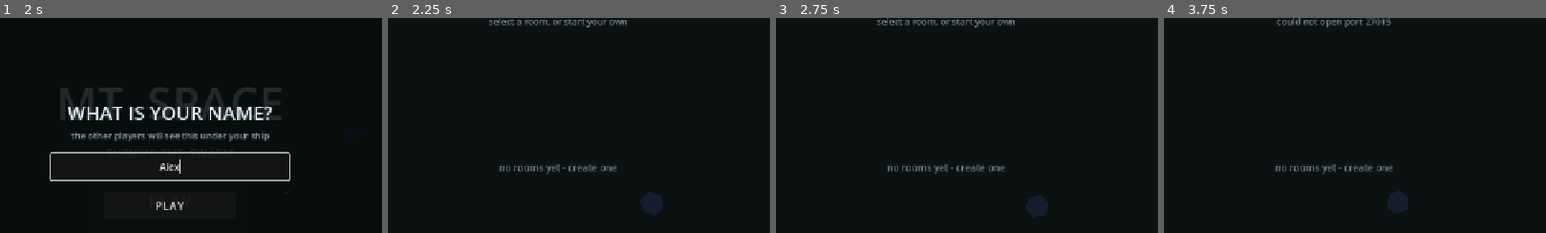
Above: before the commit, frames 1-4 (left to right).
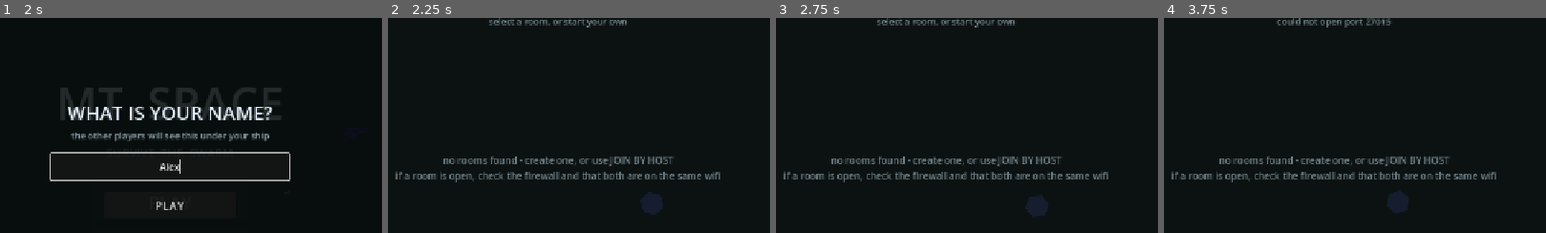
Above: after the commit, the same moments.

Repository: lmt1102011/MT-Space
Game: Godot game, scene res://scenes/menu.tscn
Two runs of this game, one before a commit and one after it. Both use one fixed random seed, a clock stepped at 60 frames per second and the inputs below.
Inputs (mouse positions are % of the whole screen's width and height, from its top left):
- Up to frame 1 (2 s): click "PLAY" at 0.5 s; click (50, 48) at 1.27 s; type "Alex" at 1.35 s
- Up to frame 2 (2.25 s): click "PLAY" at 2 s
- Up to frame 3 (2.75 s): no input
- Up to frame 4 (3.75 s): click "+ NEW ROOM" at 2.75 s; click "CREATE" at 3.5 s
The pictures show only the part of the screen within x 28-78%, y 13-63%; the shares and areas given below are measured in that part.

Frame 1 is identical in both runs. In frame 2, 3.1% of the frame differs, in the area x 2-87%, y 64-77%; in frame 3, 3.1%; in frame 4, 3.1%.

Commit message:
network discovery and Android permissions fixes

Diff:
--- a/scripts/lobby.gd
+++ b/scripts/lobby.gd
@@ -109,8 +109,11 @@
 		c.queue_free()
 	_empty_label.visible = Net.rooms.is_empty()
 	if Net.rooms.is_empty():
-		_empty_label.text = "no rooms yet - create one" if Net.can_host() \
-			else "a browser cannot find rooms - use JOIN BY HOST"
+		if Net.can_host():
+			_empty_label.text = "no rooms found - create one, or use JOIN BY HOST\n" \
+				+ "if a room is open, check the firewall and that both are on the same wifi"
+		else:
+			_empty_label.text = "a browser cannot find rooms - use JOIN BY HOST"
 	for i in Net.rooms.size():
 		var room: Dictionary = Net.rooms[i]
 		var count := int(room["count"])
--- a/scripts/net.gd
+++ b/scripts/net.gd
@@ -308,18 +308,54 @@
 	if _discovery != null:
 		_discovery.close()
 	_discovery = PacketPeerUDP.new()
+	var err := OK
 	if hosting:
 		# the host listens on the well known port and answers the clients
-		var err := _discovery.bind(DISCOVERY_PORT)
-		if err != OK:
-			_discovery = null
-			return
-		_discovery.set_broadcast_enabled(true)
+		err = _discovery.bind(DISCOVERY_PORT)
 	else:
 		# a client listens on any free port and asks around
-		_discovery.bind(0)
-	_discovery.set_dest_address("255.255.255.255", DISCOVERY_PORT)
+		err = _discovery.bind(0)
+	if err != OK:
+		_discovery = null
+		return
+	# a socket may not send to a broadcast address unless it is allowed to
+	_discovery.set_broadcast_enabled(true)
 	_disc_timer = 0.0
+
+
+# Every address a discovery packet should go to. The global broadcast works on
+# most networks, the subnet ones get around routers that drop it.
+func _broadcast_targets() -> Array:
+	var out: Array = ["255.255.255.255"]
+	for ip in IP.get_local_addresses():
+		if ip.contains(":") or ip.begins_with("127.") or ip.begins_with("169.254."):
+			continue
+		var parts := ip.split(".")
+		if parts.size() != 4:
+			continue
+		var base := "%s.%s.%s" % [parts[0], parts[1], parts[2]]
+		var subnet := base + ".255"
+		if not out.has(subnet):
+			out.append(subnet)
+		# a /16 network uses this one, it does no harm on a /24
+		var wide := "%s.%s.255.255" % [parts[0], parts[1]]
+		if not out.has(wide):
+			out.append(wide)
+	return out
+
+
+# The ip the other devices on the local network can use to reach this one.
+func local_lan_ip() -> String:
+	for ip in IP.get_local_addresses():
+		if ip.contains(":") or ip.begins_with("127.") or ip.begins_with("169.254."):
+			continue
+		if ip.begins_with("10.") or ip.begins_with("192.168."):
+			return ip
+	for ip in IP.get_local_addresses():
+		if not ip.contains(":") and not ip.begins_with("127.") \
+				and not ip.begins_with("169.254."):
+			return ip
+	return "127.0.0.1"
 
 
 func _process(delta: float) -> void:
@@ -358,9 +394,11 @@
 					_discovery.put_packet(_room_packet().to_utf8_buffer())
 			_discovery.set_dest_address("255.255.255.255", DISCOVERY_PORT)
 		else:
-			# ask the network for rooms
-			_discovery.set_dest_address("255.255.255.255", DISCOVERY_PORT)
-			_discovery.put_packet("MTDISC?".to_utf8_buffer())
+			# ask the network for rooms. The global broadcast is not always
+			# passed by a router, so the subnet addresses are tried too.
+			for target in _broadcast_targets():
+				_discovery.set_dest_address(target, DISCOVERY_PORT)
+				_discovery.put_packet("MTDISC?".to_utf8_buffer())
 	# read the answers
 	while _discovery.get_available_packet_count() > 0:
 		var ip := _discovery.get_packet_ip()
Not shown, changed: export_presets.cfg
